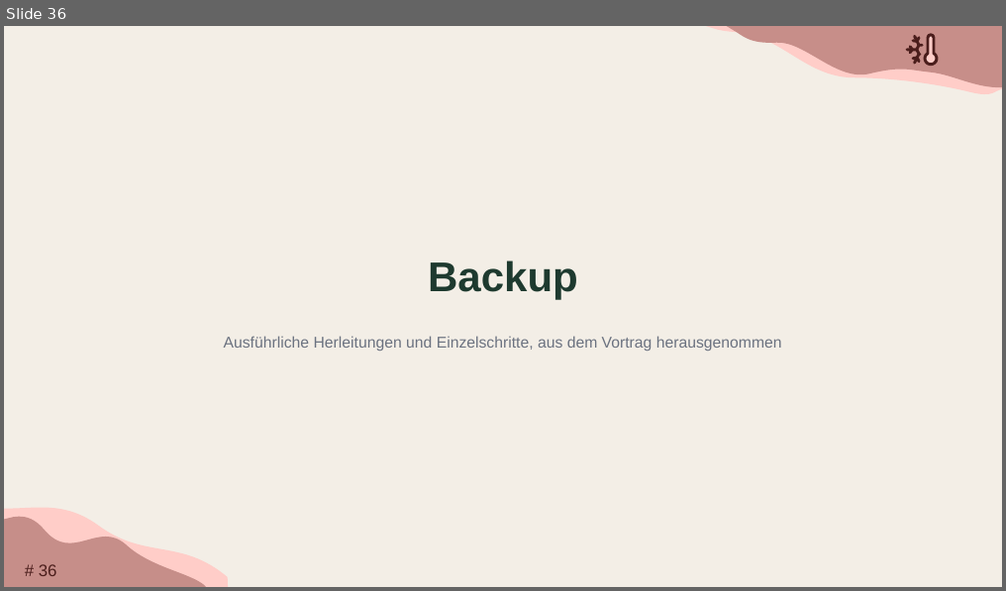
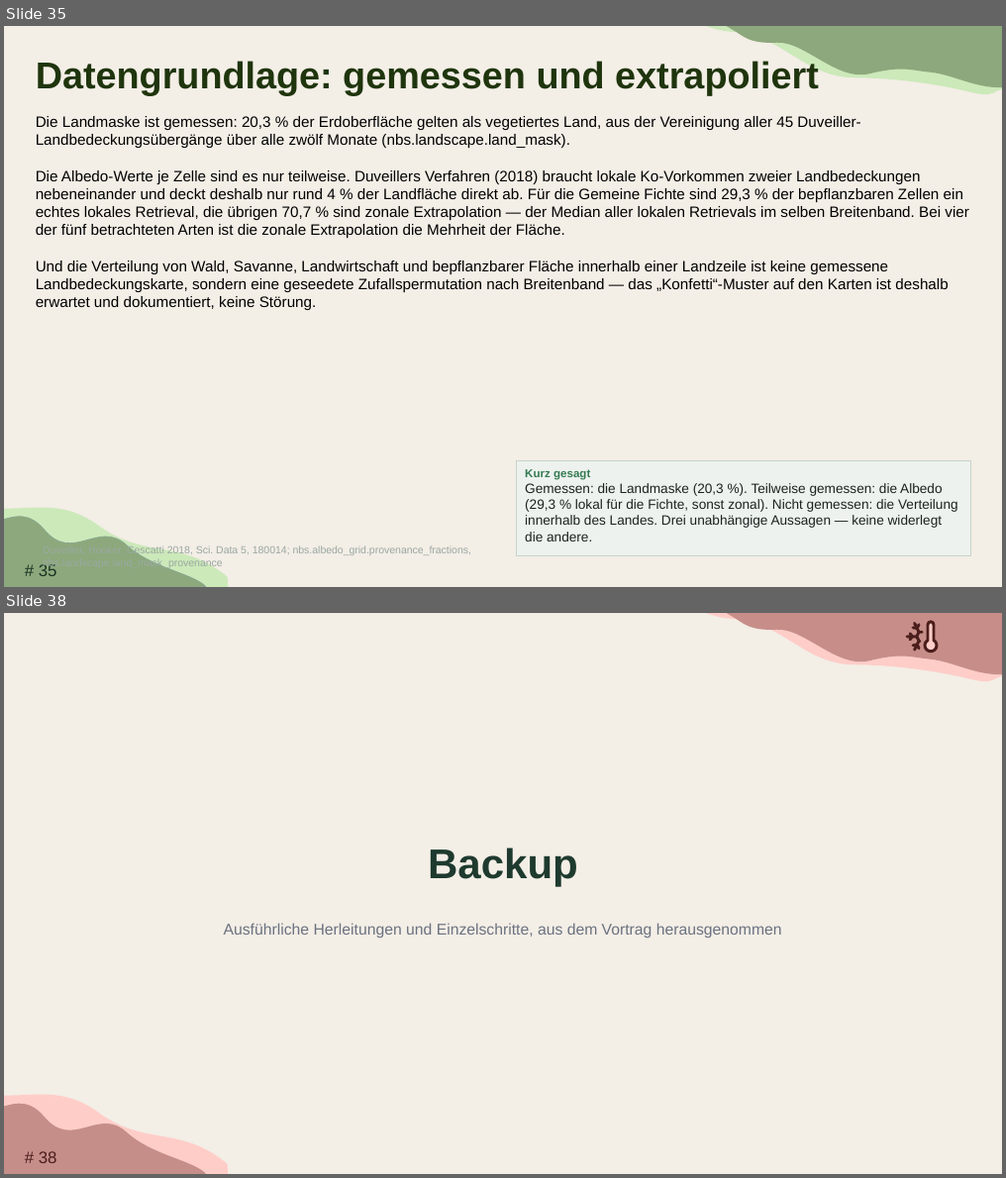
Before and after one commit to TimoDiepers/woodway, a slide deck: docs/slides/dissvortrag.pptx. Shown one above the other, each under a label of ours: slide 36 before the commit, slides 35 and 38 after it; the slides between them are not shown. The pictures are 1006x591 and 1006x1178 pixels, drawn with LibreOffice and Linux fonts; fonts in the diff are those of the drawing; background and template pictures are left out. Boxes give left, top, right and bottom in pixels: in the first picture for what was removed or moved away, otherwise in the second. Text is boxed around its words. In the diff, an @@ line names an element or a change of style, - is before the commit and + after.

```diff
--- a/docs/slides/dissvortrag.pptx
+++ b/docs/slides/dissvortrag.pptx
@@ slide 35 added at (4, 26, 1002, 587), background #F3EEE6; not listed: 1 template element that a slide beside it also shows @@
@@ freeform shape added at (706, 26, 1002, 135), fill #CCE9BA @@
@@ freeform shape added at (726, 26, 1002, 131), fill #8DA87C @@
@@ title added at (36, 59, 819, 95), 36 pt, text #1F350D, bold @@
+Datengrundlage: gemessen und extrapoliert
@@ text added at (36, 116, 969, 310), 14.5 pt, text #000000 @@
+Die Landmaske ist gemessen: 20,3 % der Erdoberfläche gelten als vegetiertes Land, aus der Vereinigung aller 45 Duveiller-Landbedeckungsübergänge über alle zwölf Monate (nbs.landscape.land_mask).
+Die Albedo-Werte je Zelle sind es nur teilweise. Duveillers Verfahren (2018) braucht lokale Ko-Vorkommen zweier Landbedeckungen nebeneinander und deckt deshalb nur rund 4 % der Landfläche direkt ab. Für die Gemeine Fichte sind 29,3 % der bepflanzbaren Zellen ein echtes lokales Retrieval, die übrigen 70,7 % sind zonale Extrapolation — der Median aller lokalen Retrievals im selben Breitenband. Bei vier der fünf betrachteten Arten ist die zonale Extrapolation die Mehrheit der Fläche.
+Und die Verteilung von Wald, Savanne, Landwirtschaft und bepflanzbarer Fläche innerhalb einer Landzeile ist keine gemessene Landbedeckungskarte, sondern eine geseedete Zufallspermutation nach Breitenband — das „Konfetti“-Muster auf den Karten ist deshalb erwartet und dokumentiert, keine Störung.
@@ rectangle added at (516, 462, 971, 556), fill #EEF2EF, outline #C5D5CA 1 pt, 13 pt, text #1A2320 @@
+Kurz gesagt
+Gemessen: die Landmaske (20,3 %). Teilweise gemessen: die Albedo (29,3 % lokal für die Fichte, sonst zonal). Nicht gemessen: die Verteilung innerhalb des Landes. Drei unabhängige Aussagen — keine widerlegt die andere.
@@ freeform shape added at (4, 500, 228, 587), fill #CCE9BA @@
@@ freeform shape added at (4, 509, 206, 587), fill #8DA87C, outline #87A892 0.63 pt @@
@@ text added at (43, 546, 471, 570), 10 pt, text #9AA8A1 @@
+Duveiller, Hooker, Cescatti 2018, Sci. Data 5, 180014; nbs.albedo_grid.provenance_fractions, nbs.landscape.land_mask_provenance
@@ what was slide 36 is now slide 38 @@
```
Also in this commit, not shown: 4 other slides added.
